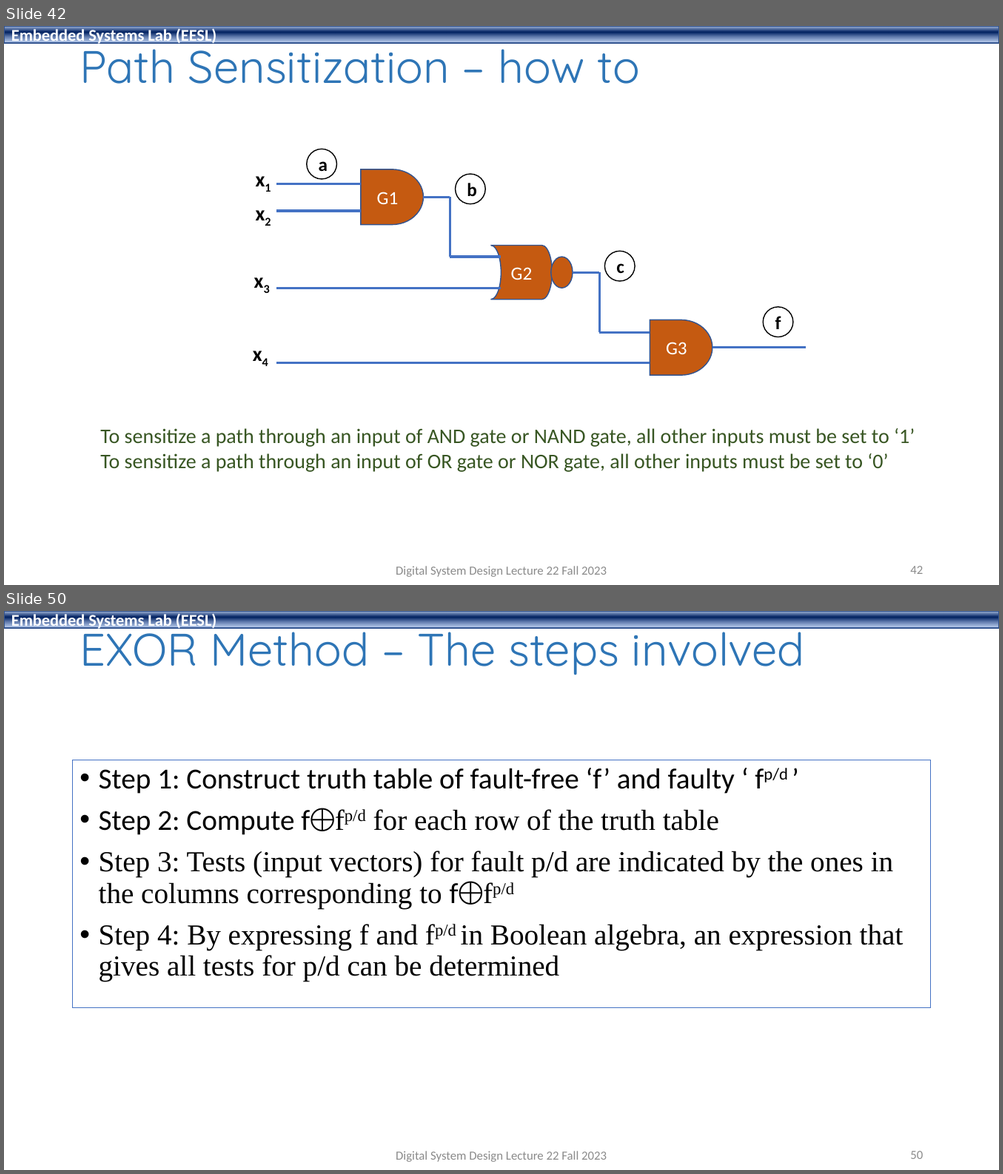
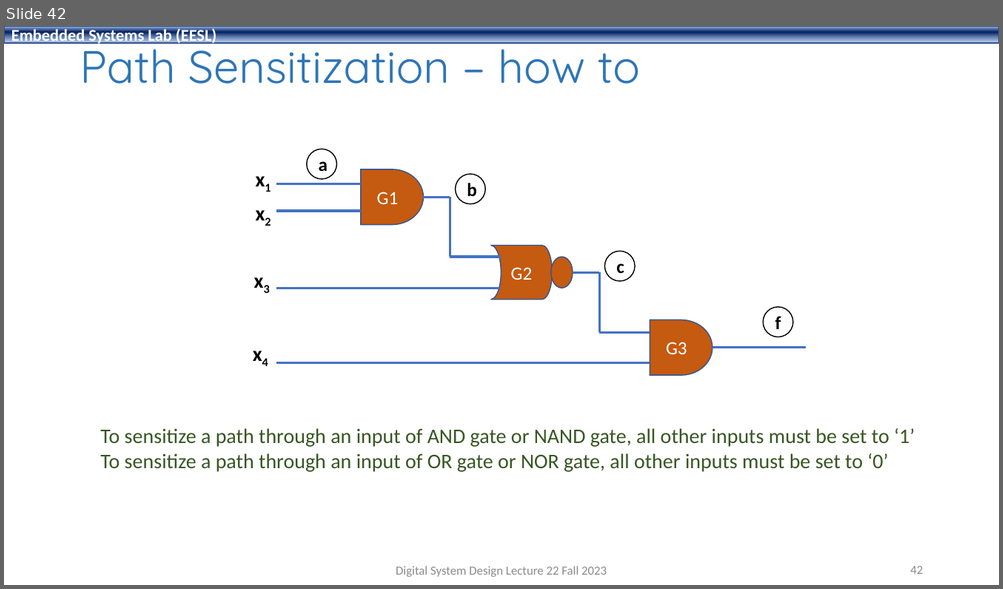
Before and after one commit to shahidmasud/shahidmasud.github.io, a slide deck: DSD_Lec22_Fall2023.ppsx. Shown one above the other, each under a label of ours: slides 42 and 50 before the commit, slide 42 after it; the slides between them are not shown. The pictures are 1003x1174 and 1003x589 pixels, drawn with LibreOffice and Linux fonts; fonts in the diff are those of the drawing; background and template pictures are left out. Boxes give left, top, right and bottom in pixels: in the first picture for what was removed or moved away, otherwise in the second. Text is boxed around its words. In the diff, an @@ line names an element or a change of style, - is before the commit and + after.

```diff
--- a/DSD_Lec22_Fall2023.ppsx
+++ b/DSD_Lec22_Fall2023.ppsx
@@ slide 50 removed at (4, 611, 999, 1170), background #FFFFFF; not listed: 1 template element that a slide beside it also shows @@
@@ title removed at (79, 618, 805, 675) @@
-EXOR Method – The steps involved
@@ text removed at (73, 760, 930, 1008) @@
-• Step 1: Construct truth table of fault-free ‘f’ and faulty ‘ fp/d ’
-• Step 2: Compute f⨁fp/d for each row of the truth table
-• Step 3: Tests (input vectors) for fault p/d are indicated by the ones in the columns corresponding to f⨁fp/d
-• Step 4: By expressing f and fp/d in Boolean algebra, an expression that gives all tests for p/d can be determined
@@ text removed at (395, 1151, 606, 1162) @@
-Digital System Design Lecture 22 Fall 2023
@@ page number removed at (910, 1151, 922, 1159) @@
-50
```
Also in this commit, not shown: 10 other slides removed, 3 other files.
